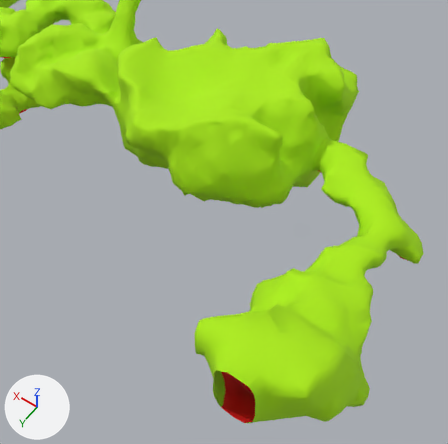
One commit to the FBX model Assets/Resources/FBX/caves_ld_2.FBX: the scene before it, then after it.
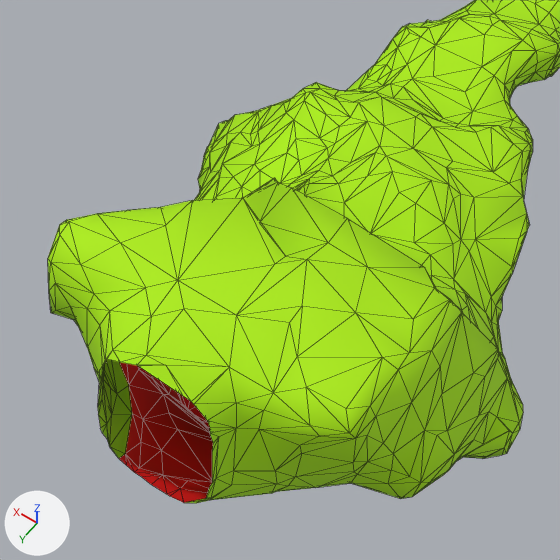
Each version is shown from a 50 mm lens placed at (-190.7, 90.9, 92.6), pointed at (-164.3, 53.9, 34.5), then close up on the part from 39% to 86% of the width and 54% to 100% of the height. The lights are fixed; the arrows at lower left show +X, +Y and +Z. The close-ups show mesh edges as thin lines. Where no turn or scale is listed for an object, it has been applied to the vertices. Vertices at the same position are counted once.

The older version as bpy lines, for what is in view:
```python
me_mesh_004 = bpy.data.meshes.new('Mesh.004')
me_mesh_004.from_pydata(...)  # 1346 vertices, 2636 faces; spans x -187.4..-157.0, y 10.4..67.1, z 5.7..28.5
# faces by material slot: [1990, 646]
me_mesh_004.materials.append(mat_wall)  # its picture is missing
me_mesh_004.materials.append(mat_ground)  # its picture is missing
ob_room_06 = bpy.data.objects.new('room_06', me_mesh_004)
ob_room_06.location = (0.0, 0.0, 0.0)
```
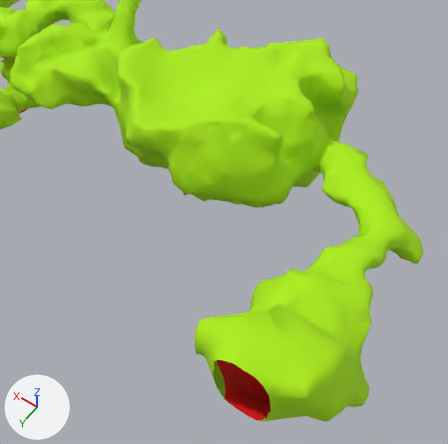
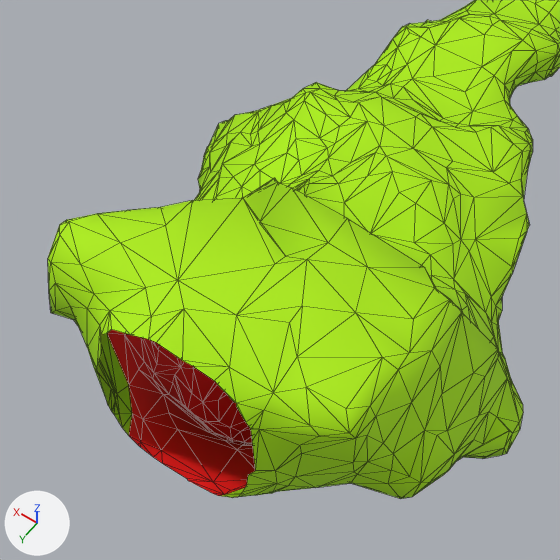
Edits to the bpy script that builds the scene:
```text
Change me_mesh_004:
    used by ob_room_06; location = (0.0, 0.0, 0.0)
    remove me_mesh_004.from_pydata(...)  # 1346 vertices, 2636 faces; spans x -187.4..-157.0, y 10.4..67.1, z 5.7..28.5
    add me_mesh_004.from_pydata(...)  # 1338 vertices, 2615 faces; spans x -187.4..-157.0, y 10.4..65.6, z 5.7..28.0
    me_mesh_004 part 1
    53 vertices are removed from x -178.5..-171.5, y 65.7..67.1, z 16.0..28.5
    97 faces are deleted
    5 vertices move from x -177.8..-176.7, y 66.5..67.0, z 17.2..28.3 to x -179.2..-176.9, y 64.8..65.5, z 17.0..27.8
    45 vertices are added at x -179.7..-170.8, y 64.2..65.6, z 15.6..28.0
    12 new faces join them, mat_ground (its picture is missing)
    64 new faces join them, mat_wall (its picture is missing)
```

Location of each change, (x1, y1, x2, y2) in pixels of the close-ups (560 x 560 px; the box of a moved part takes in the faces that stretch with it):
'room_06', reshaped: before (48, 0, 560, 503); after (48, 0, 560, 499)
part 1 of me_mesh_004, moved or reshaped: before (87, 309, 287, 503); after (87, 309, 287, 498)
